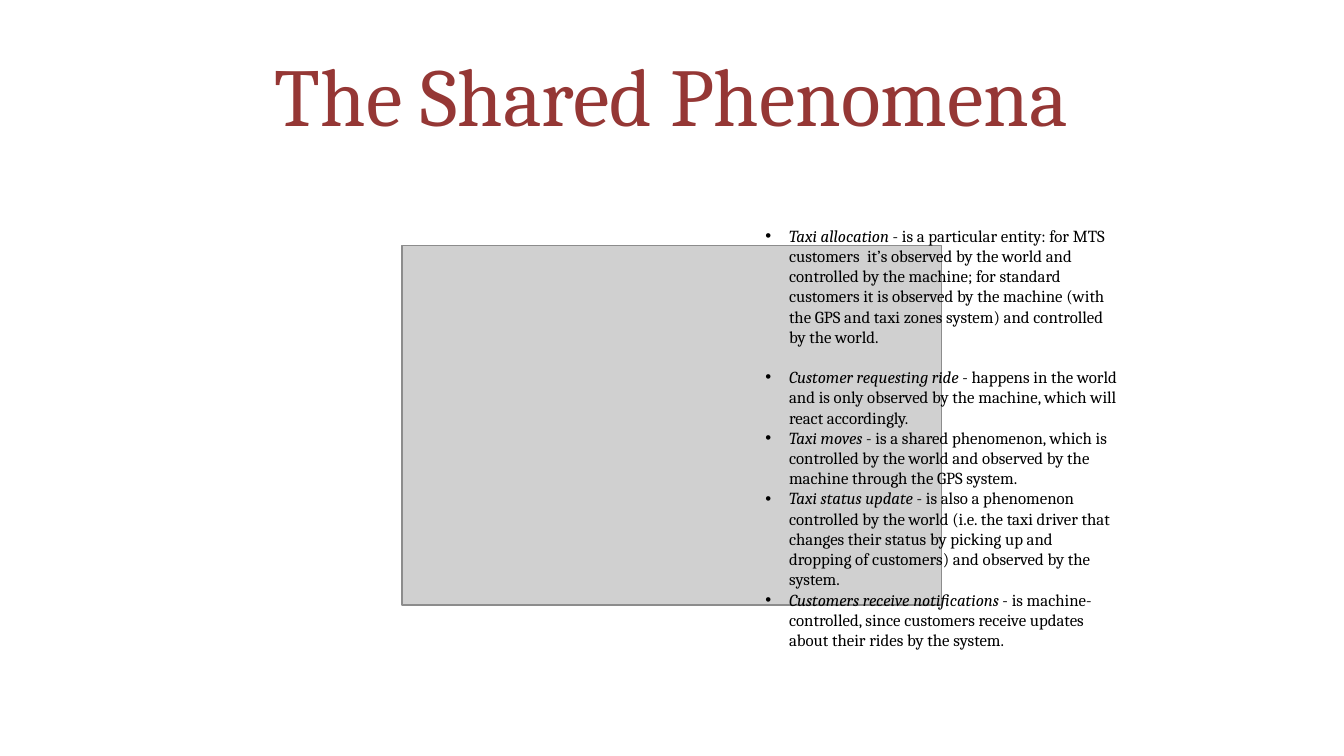
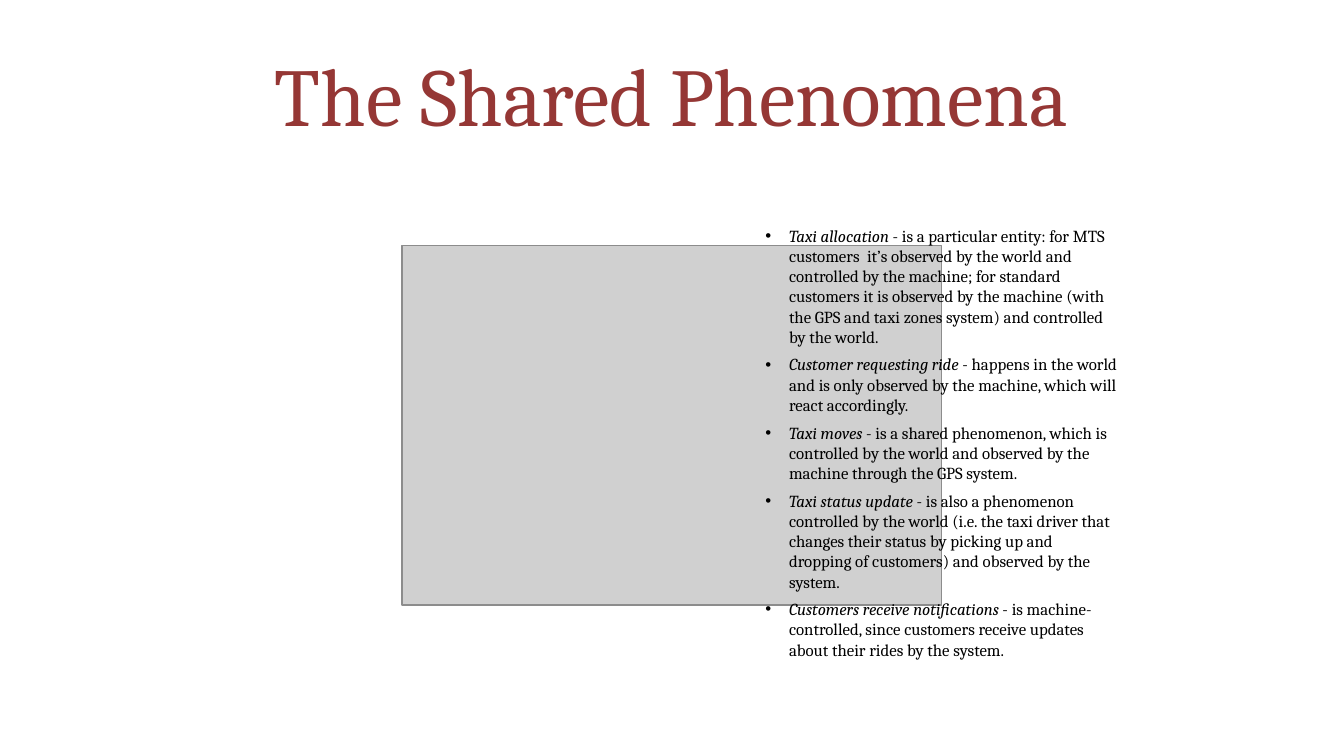
Before and after one commit to MarcoRomani/myTaxyService-SE2-PozziRomani, a slide deck: slide 16 of OtherStuff/FINAL PRESENTATION/MyTaxiService.pptx. Drawn at 1344x756 pixels with LibreOffice and Linux fonts; fonts in the diff are those of the drawing; grey boxes stand for pictures. Boxes give left, top, right and bottom in pixels: in the first picture for what was removed or moved away, otherwise in the second. Text is boxed around its words. In the diff, an @@ line names an element or a change of style, - is before the commit and + after.

```diff
--- a/OtherStuff/FINAL PRESENTATION/MyTaxiService.pptx
+++ b/OtherStuff/FINAL PRESENTATION/MyTaxiService.pptx
@@ text "Taxi allocation - is a ..." at (789, 230, 1117, 660): more space between paragraphs @@
```
Also in this commit, not shown: 11 other slides changed.
